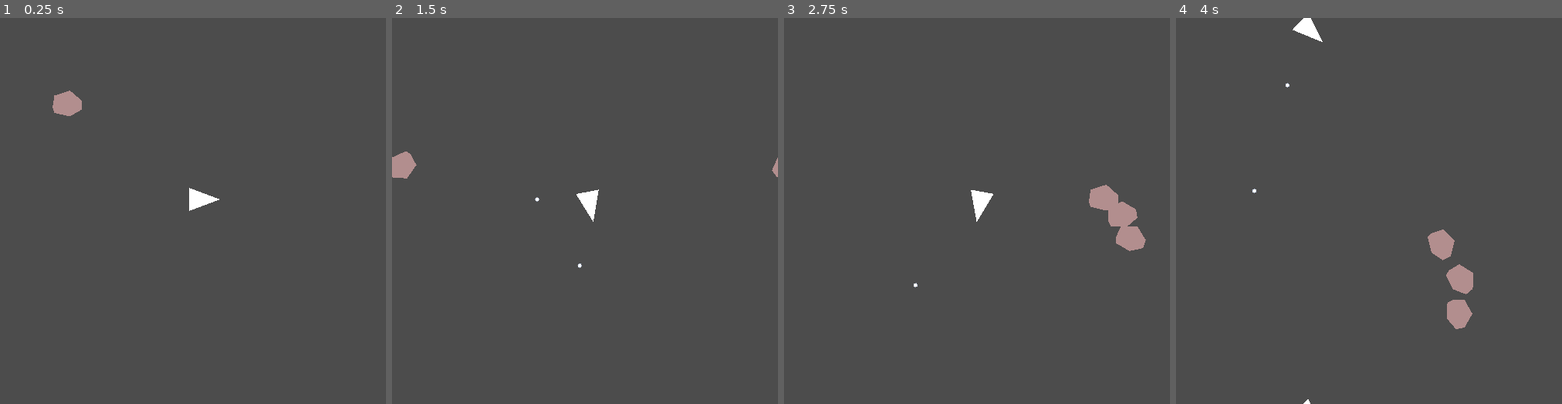
Above: before the commit, frames 1-4 (left to right).
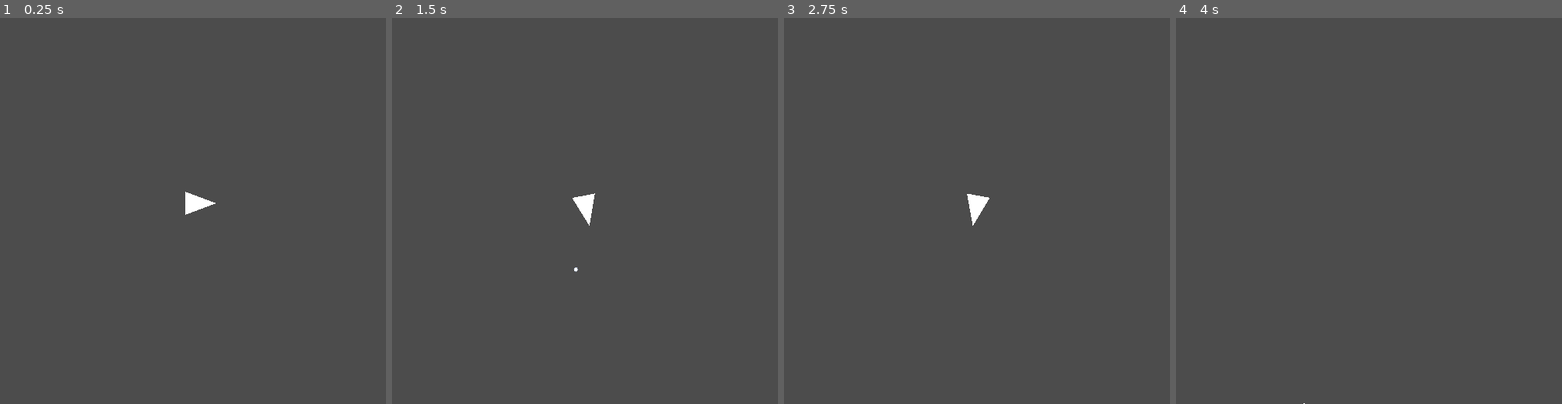
Above: after the commit, the same moments.

Repository: leddkire/godot-asteroids
Game: Godot game, scene res://StartOfGame.tscn
Same seed, same stepped clock (60 frames per second), same inputs: the game is played once before the commit and once after it. Before the commit the project starts from res://Main.tscn.
Inputs (mouse positions are in pixels of both pictures, inside the frame that each line leads up to):
- Up to frame 1 (0.25 s): no input
- Up to frame 2 (1.5 s): move the mouse to (669, 191) at 0.52 s; hold Right (move_right) 0.53-1.28 s; hold Space (shoot_projectile) 0.53-1.28 s; click (669, 191) at 0.67 s; move the mouse to (507, 230) at 1.27 s; hold Left (move_left) from 1.28 s (still down); tap Space (shoot_projectile) at 1.35 s
- Up to frame 3 (2.75 s): move the mouse to (1015, 126) at 2.02 s; release Left (move_left) at 2.03 s; hold Right (move_right) from 2.03 s (still down); hold Space (shoot_projectile) from 2.03 s (still down)
- Up to frame 4 (4 s): move the mouse to (1349, 288) at 2.77 s; release Right (move_right) at 2.78 s; release Space (shoot_projectile) at 2.78 s; hold Up (move_up) 2.78-3.53 s; tap Space (shoot_projectile) at 2.85 s; click (1349, 288) at 2.92 s; move the mouse to (1484, 268) at 3.52 s; hold Left (move_left) from 3.53 s (still down); hold Space (shoot_projectile) from 3.53 s (still down)

The runs differ from the first frame. In frame 1, 0.6% of the frame differs, in the area x 13-57%, y 18-51%; in frame 2, 0.6%; in frame 3, 1.3%; in frame 4, 1.4%, in the area x 19-77%, y 0-100%.
Error after the commit: Assertion failed. (res://StartOfGame.gd:29)

Commit message:
Rename main project scene

Diff:
--- a/Main.gd
+++ b/StartOfGame.gd
@@ -2,12 +2,14 @@
 
 var shipScene = preload("res://ship/ship.tscn")
 const sides_and_corners_of_screen = 8
+export (int) var asteroids_to_spawn = 5
 
 func _ready():
     var entity_screen_wrap_rule : EntityScreenWrapRule = load("res://rules/screen_wrap/EntityScreenWrapRule.gd").new()
     add_child(create_ship_position_controller(entity_screen_wrap_rule))
     spawn_ship(entity_screen_wrap_rule)
-    spawn_asteroids(entity_screen_wrap_rule)
+    for i in asteroids_to_spawn:
+        spawn_asteroids(entity_screen_wrap_rule)
 
 func create_ship_position_controller(wrap_rule: EntityScreenWrapRule):
     var edges : Array = get_tree().get_nodes_in_group("edges")
@@ -17,25 +19,35 @@
 
 
 func spawn_ship(wrap_rule : EntityScreenWrapRule):
+    var central_ship = get_existing_ship()
+    add_to_census(central_ship)
+    var ships = generate_screen_wrap_objects(shipScene, sides_and_corners_of_screen, central_ship.screen_id)
+    wrap_rule.reposition_around(central_ship,ships)
+
+func get_existing_ship():
     var ships : Array = get_tree().get_nodes_in_group("ships")
     assert(ships.size() == 1)
-    var central_ship = ships.front()
-    central_ship.screen_id = EntityCensus.issue_new_id()
-    EntityCensus.add_entity_to_census(central_ship)
-    ships = generate_screen_wrap_objects(shipScene, sides_and_corners_of_screen, central_ship.screen_id)
-    wrap_rule.reposition_around(central_ship,ships)
+    return ships.front()
+
+func add_to_census(entity):
+    entity.screen_id = EntityCensus.issue_new_id()
+    EntityCensus.add_entity_to_census(entity)
 
 
+func calculate_position():
+    var upper_y_limit = ProjectSettings.get_setting("display/window/size/height")
+    var upper_x_limit = ProjectSettings.get_setting("display/window/size/width")
+    return Vector2(randi() % upper_x_limit, randi() % upper_y_limit)
+
 func spawn_asteroids(entity_screen_wrap_rule):
-    var asteroid_scene = load("res://asteroids/Asteroid.tscn")
-    var center_asteroid = asteroid_scene.instance()
-    center_asteroid.position = Vector2(100,100) # Position should be random
-    add_child(center_asteroid)
-    center_asteroid.size = "L"
-    center_asteroid.screen_id = EntityCensus.issue_new_id()
-    EntityCensus.add_entity_to_census(center_asteroid)
-    var surrounding_asteroids = generate_asteroid_screen_wrap_objects(asteroid_scene, 8, center_asteroid.screen_id)
-    entity_screen_wrap_rule.reposition_around(center_asteroid, surrounding_asteroids)
+    var asteroid_spawning_rule = load("res://rules/position/AsteroidSpawningRule.gd").new(entity_screen_wrap_rule)
+    var asteroids = asteroid_spawning_rule.spawn_asteroids()
+    var screen_id = EntityCensus.issue_new_id()
+    for asteroid in asteroids:
+        asteroid.screen_id = screen_id
+        add_child(asteroid)
+        EntityCensus.add_entity_to_census(asteroid)
+
 
 func generate_asteroid_screen_wrap_objects(scene, amount_to_instance, screen_id):
     var objects = []
--- a/Main.tscn
+++ b/StartOfGame.tscn
@@ -1,6 +1,6 @@
 [gd_scene load_steps=12 format=2]
 
-[ext_resource path="res://Main.gd" type="Script" id=1]
+[ext_resource path="res://StartOfGame.gd" type="Script" id=1]
 [ext_resource path="res://ship/ship.tscn" type="PackedScene" id=2]
 [ext_resource path="res://edges/Edge.tscn" type="PackedScene" id=3]
 [ext_resource path="res://edges/SouthEdge.gd" type="Script" id=4]
@@ -20,13 +20,11 @@
 [sub_resource type="RectangleShape2D" id=4]
 extents = Vector2( 5, 320 )
 
-[node name="Main" type="Node2D"]
+[node name="StartOfGame" type="Node2D"]
 script = ExtResource( 1 )
 
-[node name="ship" parent="." groups=[
-"ships",
-] instance=ExtResource( 2 )]
-position = Vector2( 255, 235 )
+[node name="ship" parent="." instance=ExtResource( 2 )]
+position = Vector2( 250, 240 )
 
 [node name="south_edge" parent="." instance=ExtResource( 3 )]
 script = ExtResource( 4 )
--- a/project.godot
+++ b/project.godot
@@ -51,7 +51,7 @@
 [application]
 
 config/name="My Asteroids Clone"
-run/main_scene="res://Main.tscn"
+run/main_scene="res://StartOfGame.tscn"
 config/icon="res://icon.png"
 
 [autoload]
